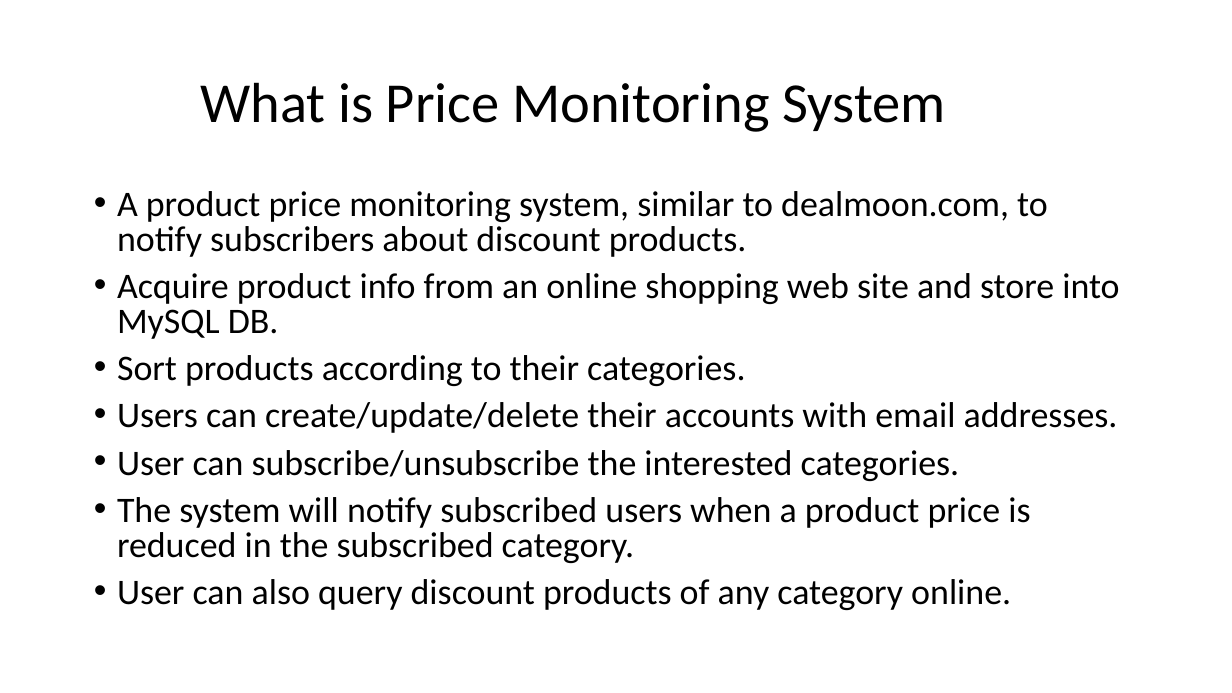
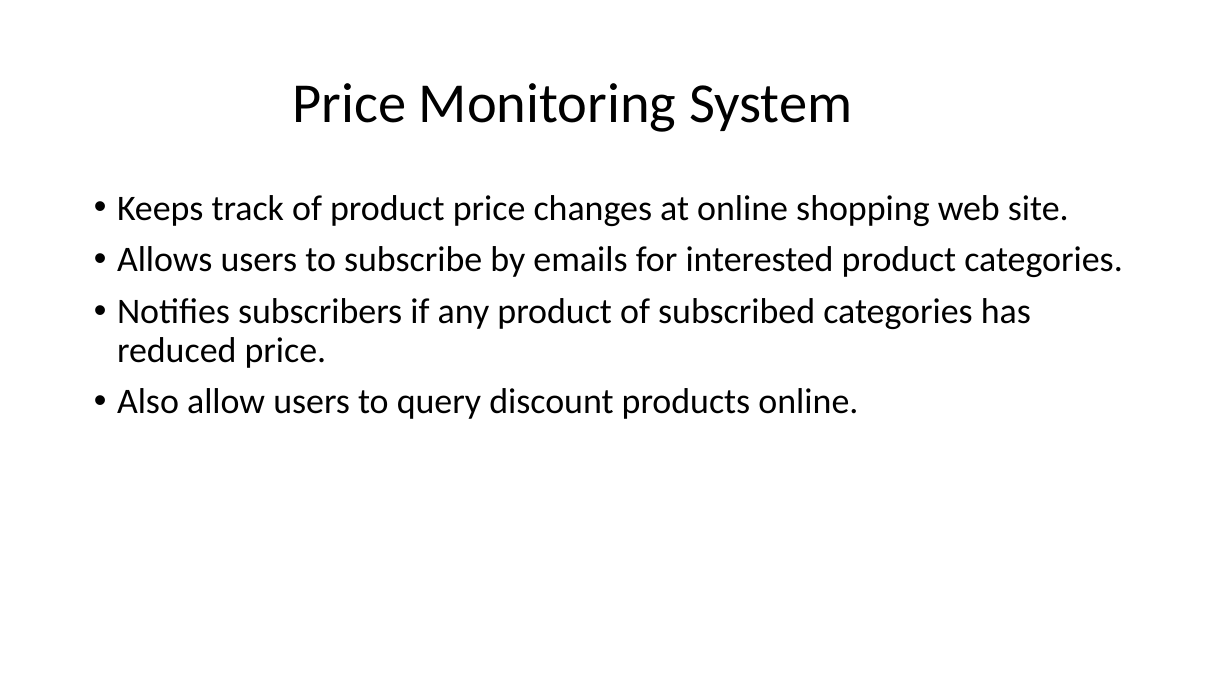
Before and after one commit to youhusky/price-monitoring-system, a slide deck: slide 1 of PriceMonitoringDesign.pptx. Drawn at 1232x693 pixels with LibreOffice and Linux fonts; fonts in the diff are those of the drawing. Boxes give left, top, right and bottom in pixels: in the first picture for what was removed or moved away, otherwise in the second. Text is boxed around its words. In the diff, an @@ line names an element or a change of style, - is before the commit and + after.

```diff
--- a/PriceMonitoringDesign.pptx
+++ b/PriceMonitoringDesign.pptx
@@ title at (293, 83, 852, 132): text changed @@
-What is Price Monitoring System
+Price Monitoring System
@@ text at (117, 195, 1122, 419): text changed @@
-• A product price monitoring system, similar to dealmoon.com, to notify subscribers about discount products.
-• Acquire product info from an online shopping web site and store into MySQL DB.
-• Sort products according to their categories.
-• Users can create/update/delete their accounts with email addresses.
-• User can subscribe/unsubscribe the interested categories.
-• The system will notify subscribed users when a product price is reduced in the subscribed category.
-• User can also query discount products of any category online.
+• Keeps track of product price changes at online shopping web site.
+• Allows users to subscribe by emails for interested product categories.
+• Notifies subscribers if any product of subscribed categories has reduced price.
+• Also allow users to query discount products online.
```
Also in this commit, not shown: 8 other slides changed, 1 slide added, 3 other files.
